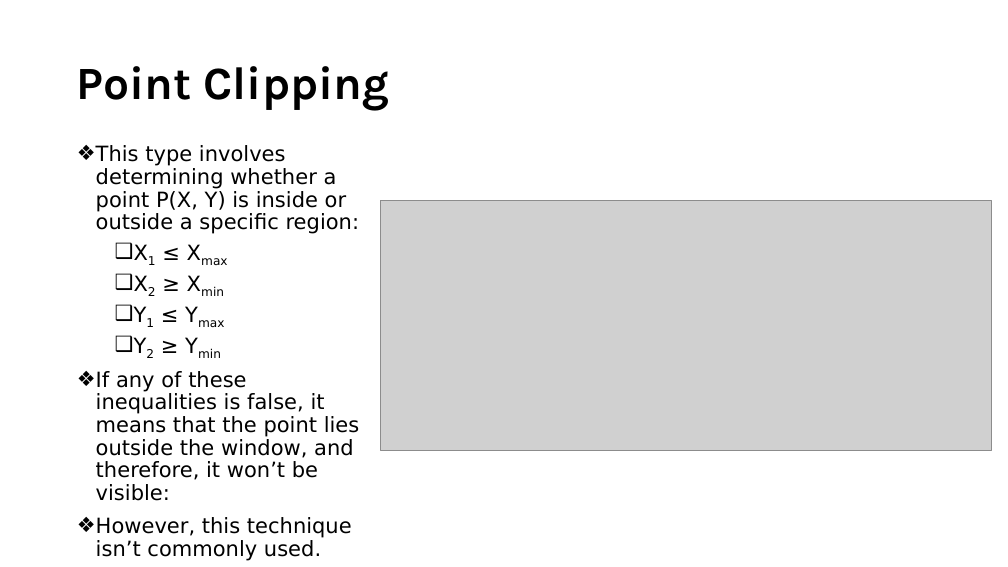
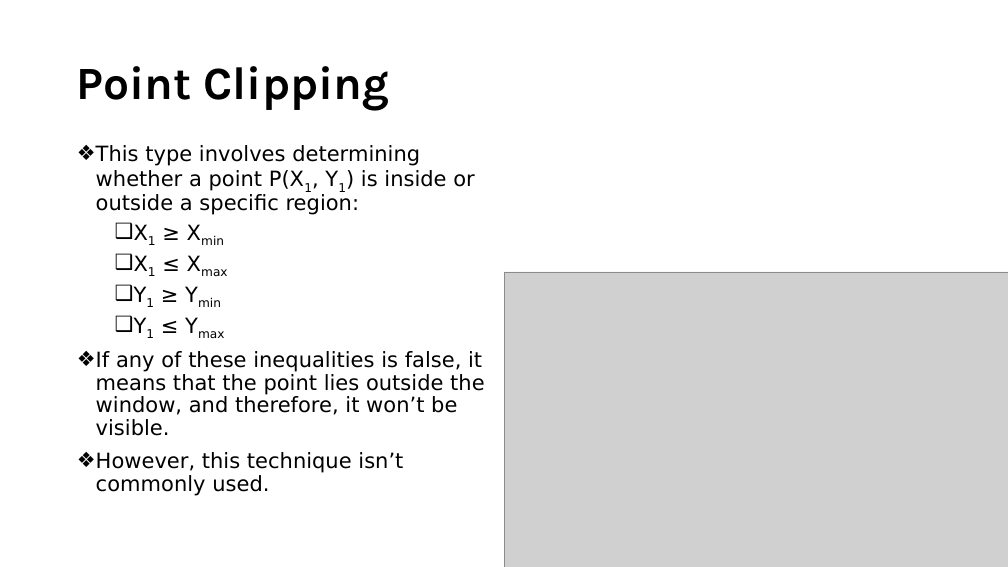
Before and after one commit to YatruHHM/Computer-Graphics-Slides-CSIT, a slide deck: slide 111 of Unit 3 Two-Dimensional Geometric Transformations.pptx (slide 94 before the commit). Drawn at 1008x567 pixels with LibreOffice and Linux fonts; fonts in the diff are those of the drawing; grey boxes stand for pictures. Boxes give left, top, right and bottom in pixels: in the first picture for what was removed or moved away, otherwise in the second. Text is boxed around its words. In the diff, an @@ line names an element or a change of style, - is before the commit and + after.

Commit message:
W2V updated

```diff
--- a/Unit 3 Two-Dimensional Geometric Transformations.pptx
+++ b/Unit 3 Two-Dimensional Geometric Transformations.pptx
@@ text at (77,145,485,496): text changed @@
-  ❑ X2 ≥ Xmin
+  ❑ Y1 ≥ Ymin
@@ text at (77,145,475,215): text changed @@
-❖ This type involves determining whether a point P(X, Y) is inside or outside a specific region:
+❖ This type involves determining whether a point P(X1, Y1) is inside or outside a specific region:
+  ❑ X1 ≥ Xmin
@@ picture removed at (380,200,991,450) @@
@@ picture added at (504,272,1008,567) @@
@@ text at (77,351,485,436): text changed @@
-  ❑ Y2 ≥ Ymin
-❖ If any of these inequalities is false, it means that the point lies outside the window, and therefore, it won’t be visible:
+❖ If any of these inequalities is false, it means that the point lies outside the window, and therefore, it won’t be visible.
```
Also in this commit, not shown: 20 other slides changed, 36 slides added, 1 slide removed.
